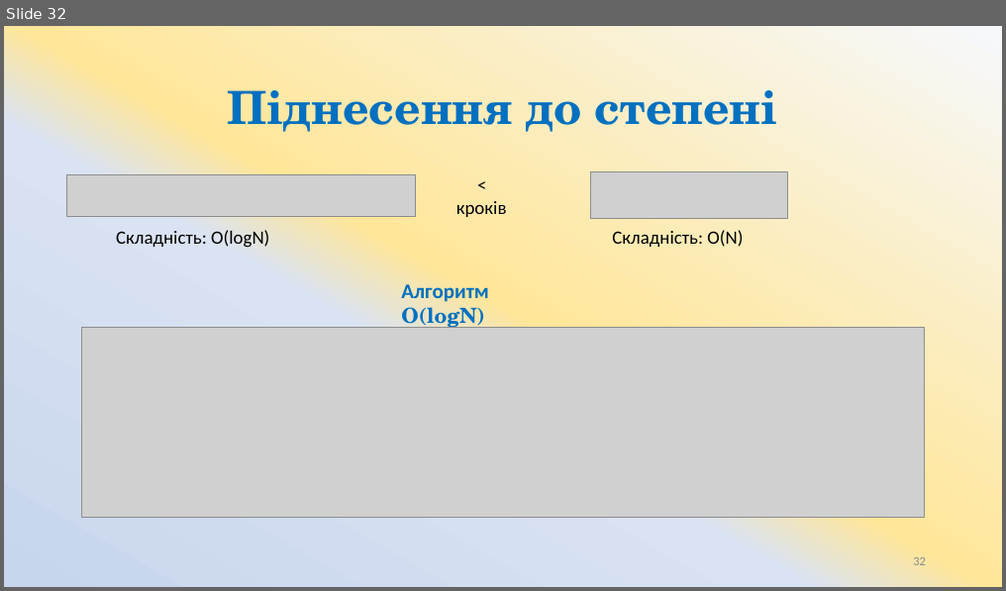
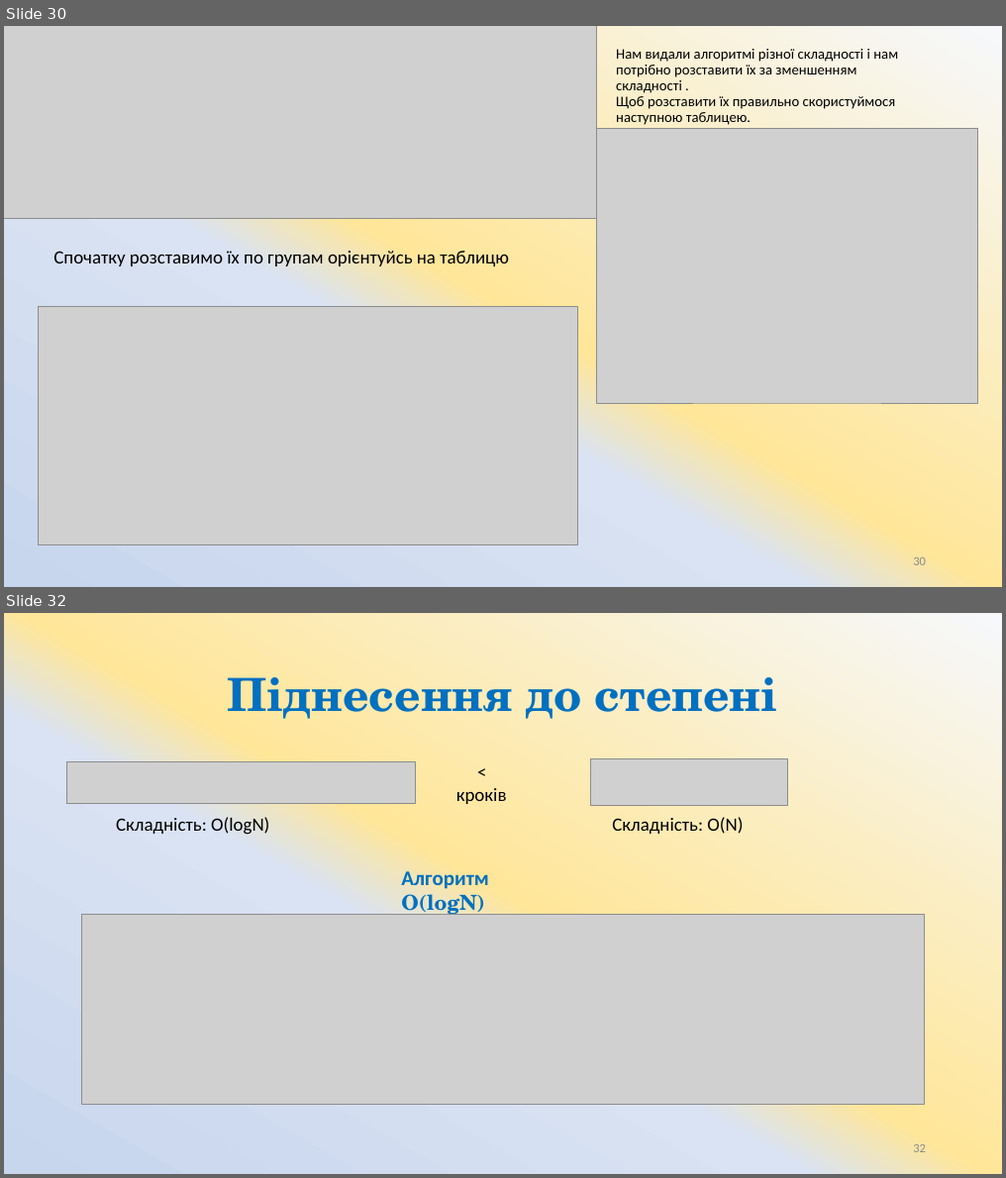
Before and after one commit to ArtemKlym/git_presentation, a slide deck: Git_1 part.pptx. Shown one above the other, each under a label of ours: slide 32 before the commit, slides 30 and 32 after it; the slides between them are not shown. The pictures are 1006x591 and 1006x1178 pixels, drawn with LibreOffice and Linux fonts; fonts in the diff are those of the drawing; grey boxes stand for pictures. Boxes give left, top, right and bottom in pixels: in the first picture for what was removed or moved away, otherwise in the second. Text is boxed around its words. In the diff, an @@ line names an element or a change of style, - is before the commit and + after.

```diff
--- a/Git_1 part.pptx
+++ b/Git_1 part.pptx
@@ slide 30 added at (4,26,1002,587), background gradient #F6F8FC to #FFE699 to #DAE3F3 to #C7D5ED @@
@@ picture added at (4,26,597,219) @@
@@ title added at (616,49,898,125), 14 pt, text #000000 @@
+Нам видали алгоритмі різної складності і нам потрібно розставити їх за зменшенням складності .
+Щоб розставити їх правильно скористуймося наступною таблицею.
@@ picture added at (596,128,977,403) @@
@@ text added at (54,251,509,267), 18 pt, text #000000 @@
+Спочатку розставимо їх по групам орієнтуйсь на таблицю
@@ picture added at (38,307,577,546) @@
@@ page number added at (913,558,926,566), 12 pt, text #8C8C8C @@
+30
```
Also in this commit, not shown: 1 slide changed, 1 other slide added, 2 slides removed.
